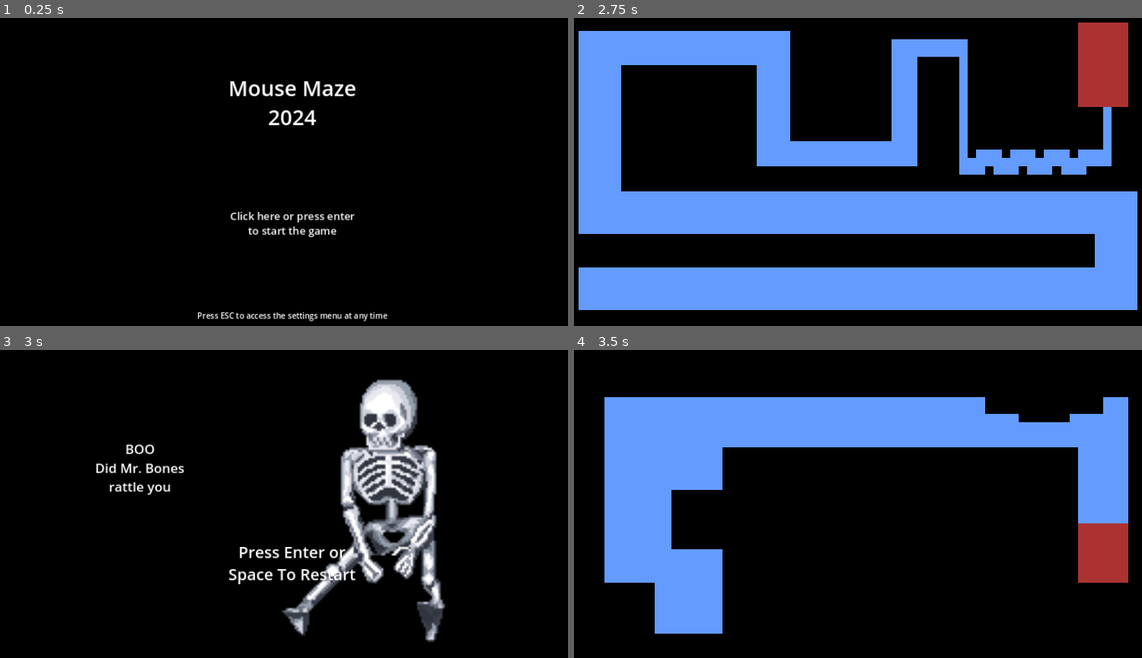
Above: before the commit, frames 1-4 (two rows, left to right).
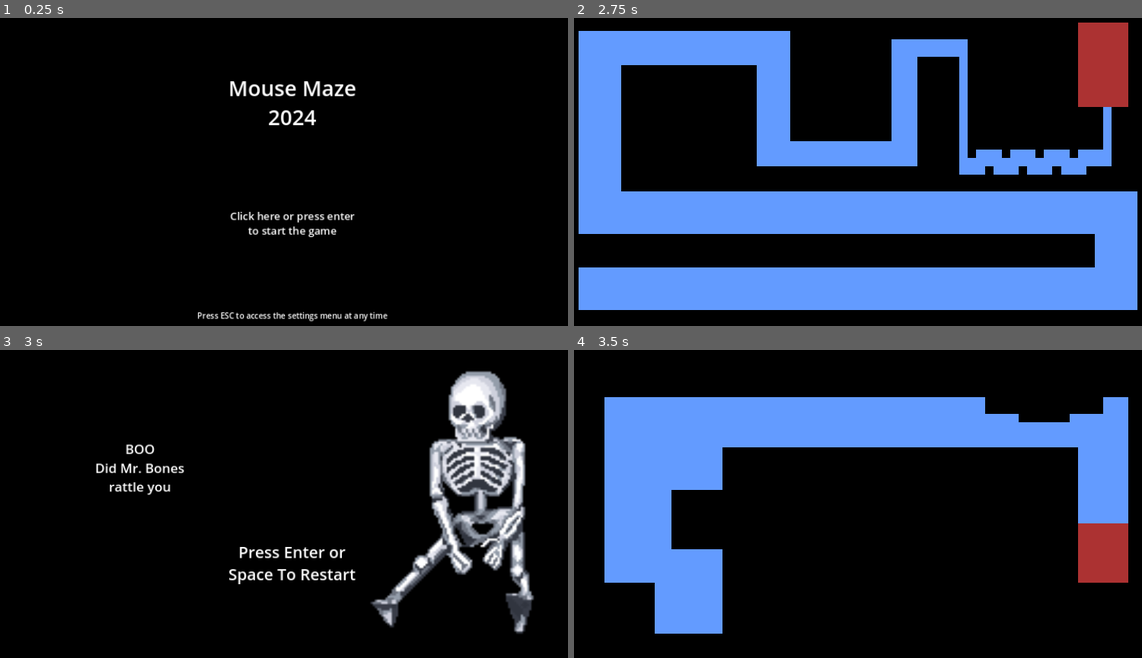
Above: after the commit, the same moments.

Repository: kirby-b/Mouse-Maze-Godot
Game: Godot game, scene res://scenes/start_menu.tscn
Same seed, same stepped clock (60 frames per second), same inputs: the game is played once before the commit and once after it.
Inputs (mouse positions are in pixels of both pictures, inside the frame that each line leads up to):
- Up to frame 1 (0.25 s): no input
- Up to frame 2 (2.75 s): tap Enter (ui_accept) at 0.5, 0.77, 1.25, 1.52, 2 s; move the mouse to (863, 224) at 0.52 s; move the mouse to (1102, 221) at 1.27 s; move the mouse to (619, 58) at 2.02 s
- Up to frame 3 (3 s): tap Enter (ui_accept) at 2.75 s; move the mouse to (448, 488) at 2.77 s
- Up to frame 4 (3.5 s): tap Enter (ui_accept) at 3.02 s

Frames 1-2 are identical in both runs. In frame 3, 18% of the frame differs, in the area x 49-95%, y 6-95%; in frame 4, nothing differs.

Commit message:
Small Screen player fix

Diff:
--- a/scenes/screen_player.tscn
+++ b/scenes/screen_player.tscn
@@ -40,8 +40,44 @@
 tracks/2/keys = {
 "times": PackedFloat32Array(0),
 "transitions": PackedFloat32Array(1),
-"update": 1,
-"values": [true]
+"update": 0,
+"values": [true]
+}
+tracks/3/type = "value"
+tracks/3/imported = false
+tracks/3/enabled = true
+tracks/3/path = NodePath("Scary/JumpScare:visible")
+tracks/3/interp = 1
+tracks/3/loop_wrap = true
+tracks/3/keys = {
+"times": PackedFloat32Array(0.001),
+"transitions": PackedFloat32Array(1),
+"update": 1,
+"values": [false]
+}
+tracks/4/type = "value"
+tracks/4/imported = false
+tracks/4/enabled = true
+tracks/4/path = NodePath("NotScary/JumpScare:visible")
+tracks/4/interp = 1
+tracks/4/loop_wrap = true
+tracks/4/keys = {
+"times": PackedFloat32Array(0.001),
+"transitions": PackedFloat32Array(1),
+"update": 1,
+"values": [false]
+}
+tracks/5/type = "value"
+tracks/5/imported = false
+tracks/5/enabled = true
+tracks/5/path = NodePath("NotScary/RichTextLabel:visible")
+tracks/5/interp = 1
+tracks/5/loop_wrap = true
+tracks/5/keys = {
+"times": PackedFloat32Array(0.001),
+"transitions": PackedFloat32Array(1),
+"update": 1,
+"values": [false]
 }
 
 [sub_resource type="Animation" id="Animation_6fbb4"]
@@ -128,7 +164,7 @@
 tracks/6/keys = {
 "times": PackedFloat32Array(0.001),
 "transitions": PackedFloat32Array(1),
-"update": 1,
+"update": 0,
 "values": [false]
 }
 tracks/7/type = "value"
@@ -140,7 +176,7 @@
 tracks/7/keys = {
 "times": PackedFloat32Array(0.001),
 "transitions": PackedFloat32Array(1),
-"update": 1,
+"update": 0,
 "values": [false]
 }
 tracks/8/type = "value"
@@ -192,7 +228,7 @@
 tracks/2/keys = {
 "times": PackedFloat32Array(0),
 "transitions": PackedFloat32Array(1),
-"update": 1,
+"update": 0,
 "values": [true]
 }
 
@@ -244,8 +280,32 @@
 tracks/3/keys = {
 "times": PackedFloat32Array(0),
 "transitions": PackedFloat32Array(1),
-"update": 1,
-"values": [true]
+"update": 0,
+"values": [true]
+}
+tracks/4/type = "value"
+tracks/4/imported = false
+tracks/4/enabled = true
+tracks/4/path = NodePath("Scary/JumpScare:visible")
+tracks/4/interp = 1
+tracks/4/loop_wrap = true
+tracks/4/keys = {
+"times": PackedFloat32Array(0),
+"transitions": PackedFloat32Array(1),
+"update": 1,
+"values": [false]
+}
+tracks/5/type = "value"
+tracks/5/imported = false
+tracks/5/enabled = true
+tracks/5/path = NodePath("Fail/RichTextLabel:visible")
+tracks/5/interp = 1
+tracks/5/loop_wrap = true
+tracks/5/keys = {
+"times": PackedFloat32Array(0),
+"transitions": PackedFloat32Array(1),
+"update": 1,
+"values": [false]
 }
 
 [sub_resource type="Animation" id="Animation_kr8c4"]
@@ -331,8 +391,8 @@
 tracks/6/keys = {
 "times": PackedFloat32Array(0),
 "transitions": PackedFloat32Array(1),
-"update": 1,
-"values": [true]
+"update": 0,
+"values": [false]
 }
 tracks/7/type = "value"
 tracks/7/imported = false
@@ -343,8 +403,8 @@
 tracks/7/keys = {
 "times": PackedFloat32Array(0),
 "transitions": PackedFloat32Array(1),
-"update": 1,
-"values": [false]
+"update": 0,
+"values": [true]
 }
 tracks/8/type = "value"
 tracks/8/imported = false
@@ -395,7 +455,7 @@
 tracks/2/keys = {
 "times": PackedFloat32Array(0),
 "transitions": PackedFloat32Array(1),
-"update": 1,
+"update": 0,
 "values": [true]
 }
 
@@ -420,7 +480,7 @@
 [node name="NotScary" type="Node" parent="."]
 
 [node name="JumpScare" type="Sprite2D" parent="NotScary"]
-position = Vector2(728, 320)
+position = Vector2(896, 304)
 scale = Vector2(4, 4)
 texture = ExtResource("2_y0ys4")
 
@@ -465,7 +525,6 @@
 text = "[font_size=40][center]You Cheated[/center][/font_size]"
 
 [node name="RichTextLabel" type="RichTextLabel" parent="."]
-visible = false
 offset_left = 448.0
 offset_top = 384.0
 offset_right = 704.0
